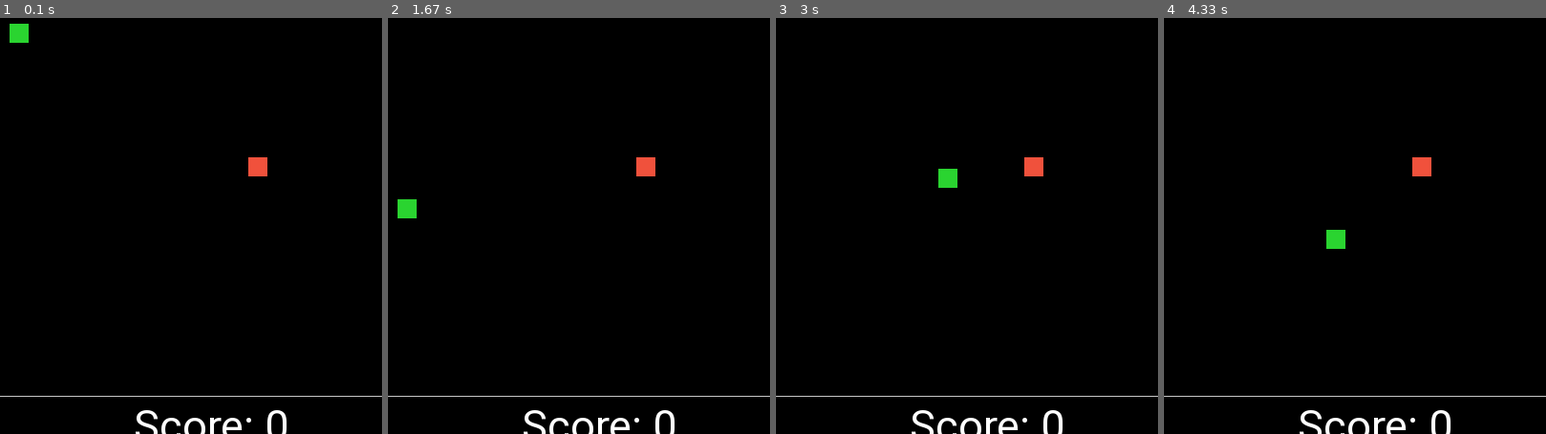
Above: before the commit, frames 1-4 (left to right).
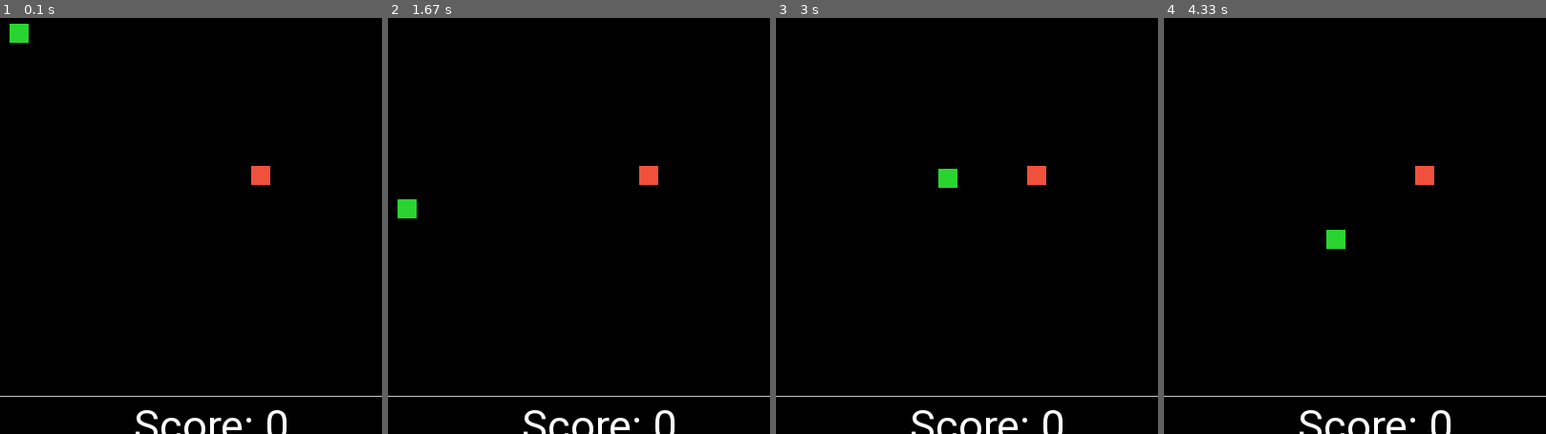
Above: after the commit, the same moments.

Repository: theshubhagrwl/snake-pygame
Game: pygame game, started from game.py
Same seed, same stepped clock (60 frames per second), same inputs: the game is played once before the commit and once after it.
Inputs:
- Up to frame 1 (0.1 s): no input
- Up to frame 2 (1.67 s): hold Down 0.9-1.37 s
- Up to frame 3 (3 s): hold Up 1.83-2.2 s; hold Right 2.23-2.87 s; hold Down from 2.9 s (still down)
- Up to frame 4 (4.33 s): release Down at 3.27 s; hold Left 3.3-3.77 s; hold Right 3.8-4.27 s; hold Up from 4.3 s (still down)

The runs differ from the first frame. In frame 1, 0.2% of the frame differs, in the area x 65-71%, y 33-41%; in frame 2, 0.2%; in frame 3, 0.2%; in frame 4, 0.2%.

Commit message:
used colliderect() to detect collisions

Diff:
--- a/game.py
+++ b/game.py
@@ -33,8 +33,8 @@
     score_y = WINDOW_HEIGHT
     score = 0
 
-    food_y = round(random.randrange(20, WINDOW_HEIGHT-30, 10))
-    food_x = round(random.randrange(20, WINDOW_WIDTH-30, 10))
+    food_y = random.randrange(20, WINDOW_HEIGHT-30)
+    food_x = random.randrange(20, WINDOW_WIDTH-30)
 
     while True:
         # drawGrid()
@@ -74,13 +74,21 @@
             y = WINDOW_HEIGHT-BLOCKSIZE
             gameOver(score)
 
-        # Collision
-        if x >= food_x and x < food_x + BLOCKSIZE or x+BLOCKSIZE >= food_x and x + BLOCKSIZE < food_x + BLOCKSIZE:
-            if y >= food_y and y < food_y + BLOCKSIZE or y+BLOCKSIZE >= food_y and y + BLOCKSIZE < food_y + BLOCKSIZE:
-                food_y = round(random.randrange(20, WINDOW_HEIGHT-30, 10))
-                food_x = round(random.randrange(20, WINDOW_WIDTH-30, 10))
-                snake_length += 1
-                score += 1
+        # # Collision
+        # if x >= food_x and x < food_x + BLOCKSIZE or x+BLOCKSIZE >= food_x and x + BLOCKSIZE < food_x + BLOCKSIZE:
+        #     if y >= food_y and y < food_y + BLOCKSIZE or y+BLOCKSIZE >= food_y and y + BLOCKSIZE < food_y + BLOCKSIZE:
+        #         food_y = round(random.randrange(20, WINDOW_HEIGHT-30, 10))
+        #         food_x = round(random.randrange(20, WINDOW_WIDTH-30, 10))
+        #         snake_length += 1
+        #         score += 1
+
+        snake_rect = pygame.Rect(x, y, BLOCKSIZE, BLOCKSIZE)
+        food_rect = pygame.Rect(food_x, food_y, BLOCKSIZE, BLOCKSIZE)
+        if snake_rect.colliderect(food_rect):
+            food_y = round(random.randrange(20, WINDOW_HEIGHT-30, 10))
+            food_x = round(random.randrange(20, WINDOW_WIDTH-30, 10))
+            snake_length += 1
+            score += 1
 
         snake_head = []
         snake_head.append(x)
